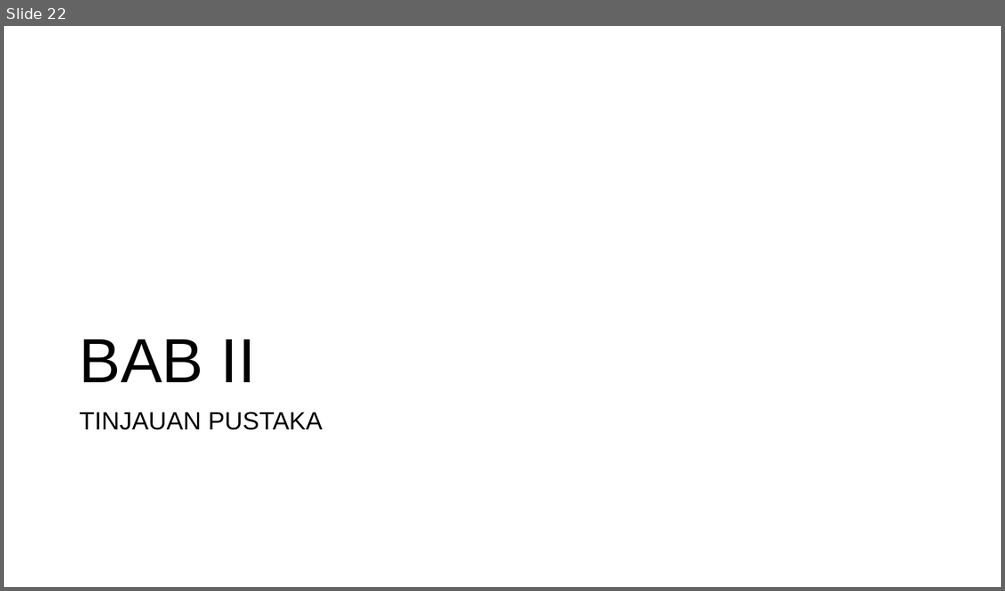
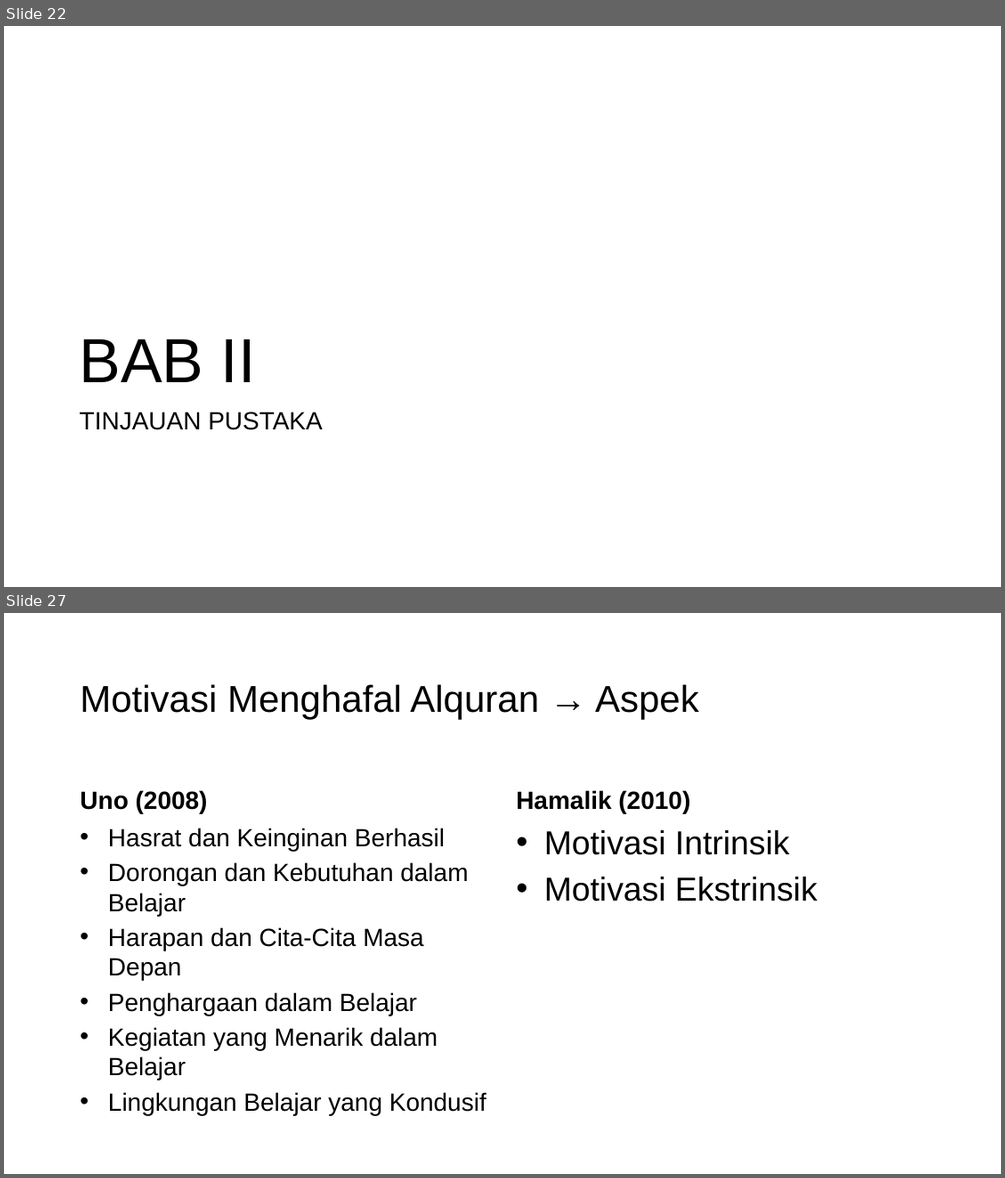
Before and after one commit to mzaini30/skripsi, a slide deck: seminar proposal.pptx. Shown one above the other, each under a label of ours: slide 22 before the commit, slides 22 and 27 after it; the slides between them are not shown. The pictures are 1005x591 and 1005x1178 pixels, drawn with LibreOffice and Linux fonts; fonts in the diff are those of the drawing; background and template pictures are left out. Boxes give left, top, right and bottom in pixels: in the first picture for what was removed or moved away, otherwise in the second. Text is boxed around its words. In the diff, an @@ line names an element or a change of style, - is before the commit and + after.

```diff
--- a/seminar proposal.pptx
+++ b/seminar proposal.pptx
@@ slide 27 added at <box>4,613,1001,1174</box>, background picture (left out) @@
@@ title added at <box>80,684,699,719</box>, 36 pt, text #000000 @@
+Motivasi Menghafal Alquran → Aspek
@@ text added at <box>80,790,208,813</box>, 24 pt, text #000000, bold @@
+Uno (2008)
@@ text added at <box>516,790,690,813</box>, 24 pt, text #000000, bold @@
+Hamalik (2010)
@@ text added at <box>108,827,486,1115</box>, 24 pt, text #000000 @@
+• Hasrat dan Keinginan Berhasil
+• Dorongan dan Kebutuhan dalam Belajar
+• Harapan dan Cita-Cita Masa Depan
+• Penghargaan dalam Belajar
+• Kegiatan yang Menarik dalam Belajar
+• Lingkungan Belajar yang Kondusif
@@ text added at <box>544,830,817,901</box>, 32 pt, text #000000 @@
+• Motivasi Intrinsik
+• Motivasi Ekstrinsik
```
Also in this commit, not shown: 3 slides changed, 5 other slides added.
